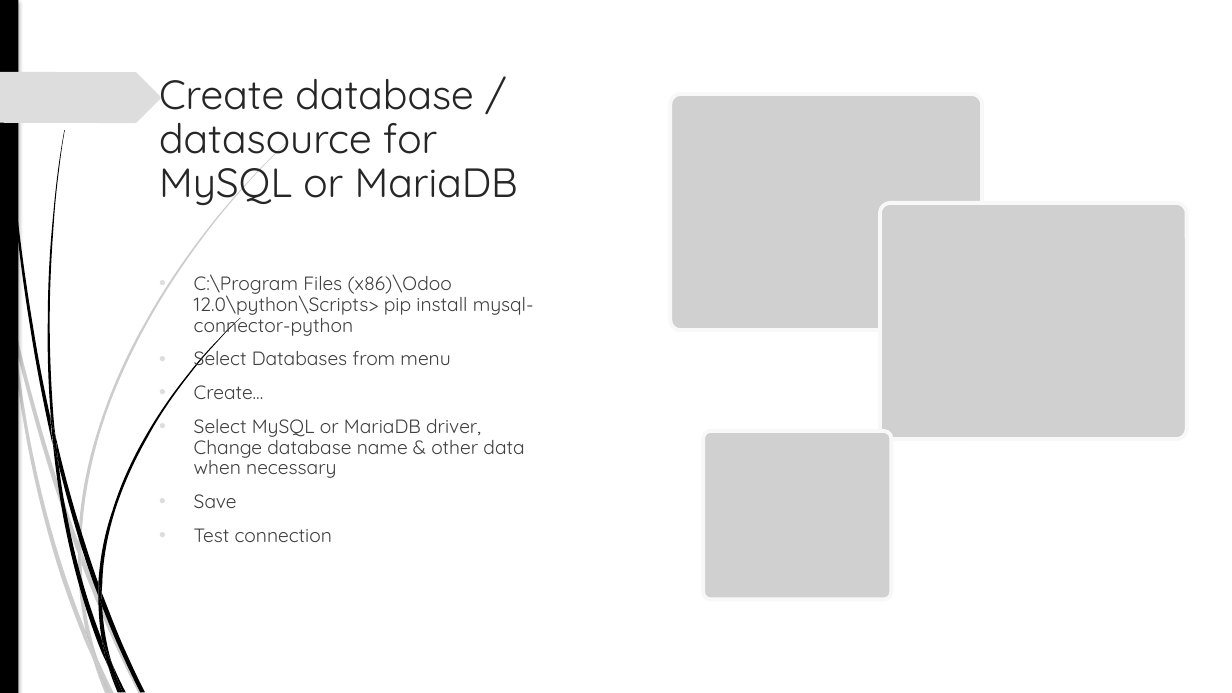
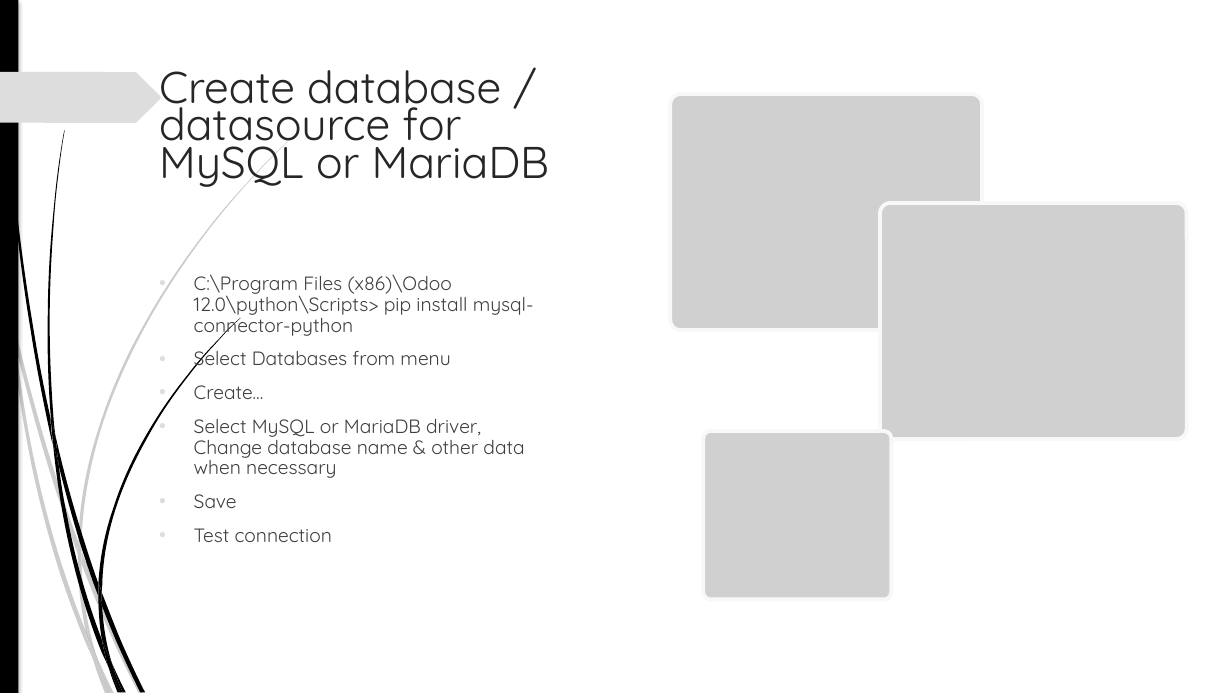
Before and after one commit to akarki58/rocker_app, a slide deck: slide 15 of rocker_app/static/description/Rocker_install.pptx. Drawn at 1232x693 pixels with LibreOffice and Linux fonts; fonts in the diff are those of the drawing; grey boxes stand for pictures; background and template pictures are left out. Boxes give left, top, right and bottom in pixels: in the first picture for what was removed or moved away, otherwise in the second. Text is boxed around its words. In the diff, an @@ line names an element or a change of style, - is before the commit and + after.

```diff
--- a/rocker_app/static/description/Rocker_install.pptx
+++ b/rocker_app/static/description/Rocker_install.pptx
@@ outline redrawn in 8 elements at bbox=[78, 554, 97, 657], bbox=[79, 141, 288, 551], bbox=[55, 436, 98, 596], bbox=[53, 441, 108, 666], bbox=[47, 130, 65, 436], bbox=[98, 318, 240, 592], bbox=[98, 583, 102, 606], bbox=[0, 72, 161, 123] @@
@@ title "Create database / datasource for ..." at bbox=[159, 70, 549, 190]: size 31.8 to 34.5 pt; line spacing 0.9 to 0.7 @@
```
Also in this commit, not shown: 15 other slides changed, 16 other files.
